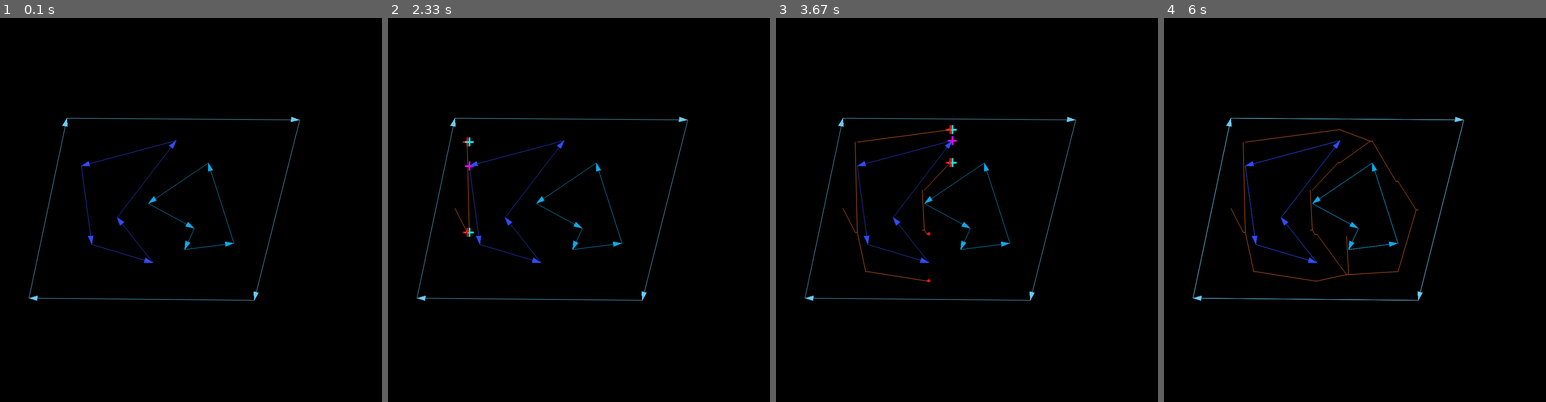
Above: before the commit, frames 1-4 (left to right).
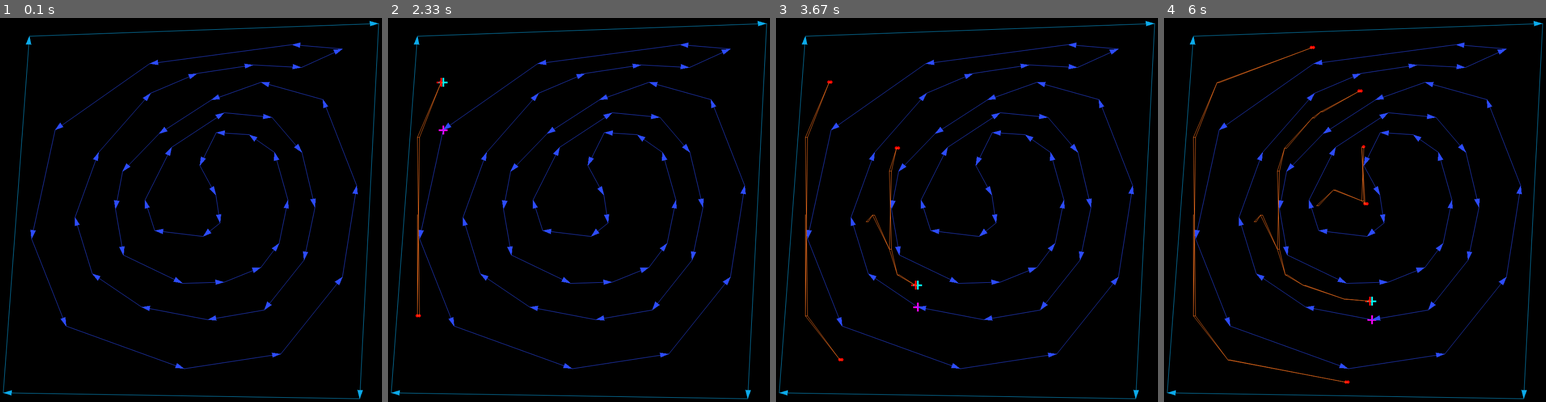
Above: after the commit, the same moments.

Repository: DoYouEvenStackSmash/planning-algorithms-exercises
Game: pygame game, started from src/ch6/vertical-cell-decomposition/face-record-driver.py
Same seed, same stepped clock (60 frames per second), same inputs: the game is played once before the commit and once after it.
Inputs:
- Up to frame 1 (0.1 s): no input
- Up to frame 2 (2.33 s): no input
- Up to frame 3 (3.67 s): no input
- Up to frame 4 (6 s): no input

The runs differ from the first frame. In frame 1, 4.7% of the frame differs, in the area x 0-100%, y 0-100%; in frame 2, 5.2%; in frame 3, 5.6%; in frame 4, 6.4%.

Commit message:
added spiral decomposition

Diff:
--- a/src/ch6/vertical-cell-decomposition/cell_decomp_support.py
+++ b/src/ch6/vertical-cell-decomposition/cell_decomp_support.py
@@ -178,8 +178,8 @@
             return [PI_OVER_2, -PI_OVER_2]
 
         if n == 3 and p == 1:
-            # return []
-            return [PI_OVER_2, -PI_OVER_2]
+            return []
+            # return [PI_OVER_2, -PI_OVER_2]
 
         if n == 3 and p == 2:
             return []
--- a/src/ch6/vertical-cell-decomposition/face-record-driver.py
+++ b/src/ch6/vertical-cell-decomposition/face-record-driver.py
@@ -13,7 +13,7 @@
 from render_support import MathFxns as mfn
 from render_support import TransformFxns as tfn
 from render_support import PygameArtFxns as pafn
-
+from graph_processing import *
 # from cell_decomp_support import VerticalCellDecomposition as vcd
 import numpy as np
 import time
@@ -149,14 +149,14 @@
                 if lpt == None:
                     continue
                 pafn.frame_draw_dot(screen, lpt, pafn.colors["red"])
-                pygame.display.update()
+                # pygame.display.update()
 
                 theta, radius = mfn.car2pol(pt, lpt)
                 if vcd.check_for_free_path(
                     last_active_edges, pt, theta, radius
                 ):  # and check_for_free_path(last_active_edges, pt, theta, radius):
                     pairs.append([last_layer[k], pt])
-                    last_layer[k] = None
+                    # last_layer[k] = None
 
         for pt in fps:
             if pt != None:
@@ -174,7 +174,7 @@
         curr_layer = []
 
         pygame.display.update()
-        time.sleep(0.4)
+        time.sleep(0.2)
 
     pygame.display.update()
 
@@ -182,7 +182,8 @@
     for i, el in enumerate(ipl):
         draw_component(screen, el, colors[i])
     pygame.display.update()
-
+    pairs = clean_graph(pairs)
+    pairs = clean_graph(pairs)
     return pairs
     # sys.exit()
 
@@ -226,6 +227,14 @@
     obs_1 = [(285, 579), (430, 622), (345, 515), (485, 333), (260, 393)]
     obs_2 = [(419, 482), (528, 541), (505, 591), (622, 576), (561, 386)]
     dcel.create_face(bc, [obs_1, obs_2])
+    return dcel
+
+def gen_spiral_dcel():
+    dcel = DCEL()
+    bc = [(137, 86), (965, 56), (920, 944), (75, 930)]
+    obs_1 = [(879, 116), (782, 160), (668, 154), (535, 174), (424, 221), (301, 361), (245, 515), (286, 648), (403, 727), (560, 757), (694, 734), (788, 616), (814, 491), (783, 361), (712, 278), (599, 267), (474, 349), (411, 474), (434, 546), (549, 560), (589, 528), (579, 462), (541, 392), (580, 314), (658, 319), (718, 361), (750, 474), (729, 576), (686, 633), (599, 668), (500, 671), (360, 604), (341, 495), (358, 406), (444, 317), (568, 237), (686, 195), (833, 236), (913, 440), (879, 656), (733, 838), (504, 873), (224, 772), (142, 565), (198, 308), (422, 151), (759, 106)]
+    obs_1.reverse()
+    dcel.create_face(bc, [obs_1])
     return dcel
 
 
@@ -423,7 +432,8 @@
     pafn.clear_frame(screen)
 
     # dcel = gen_dcel_2()
-    dcel = gen_textbook_dcel()
+    dcel = gen_spiral_dcel()
+    # dcel = gen_textbook_dcel()
     # cut_face(screen, dcel)
     # generically_display_face(screen, dcel)
     # time.sleep(4)
